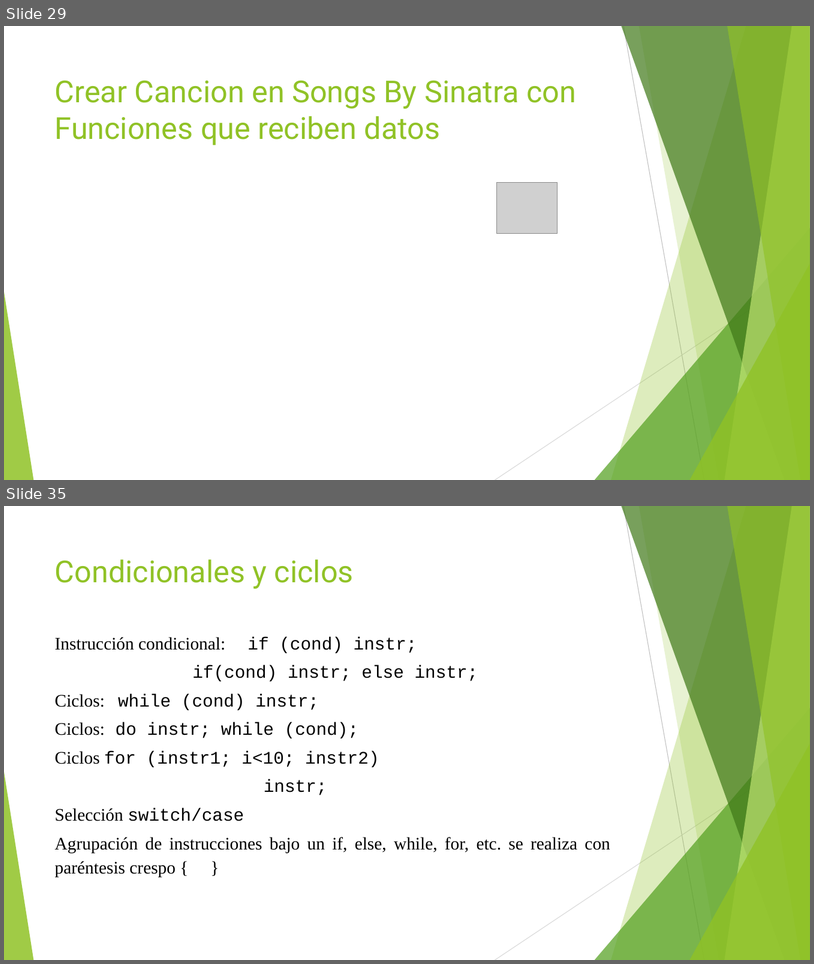
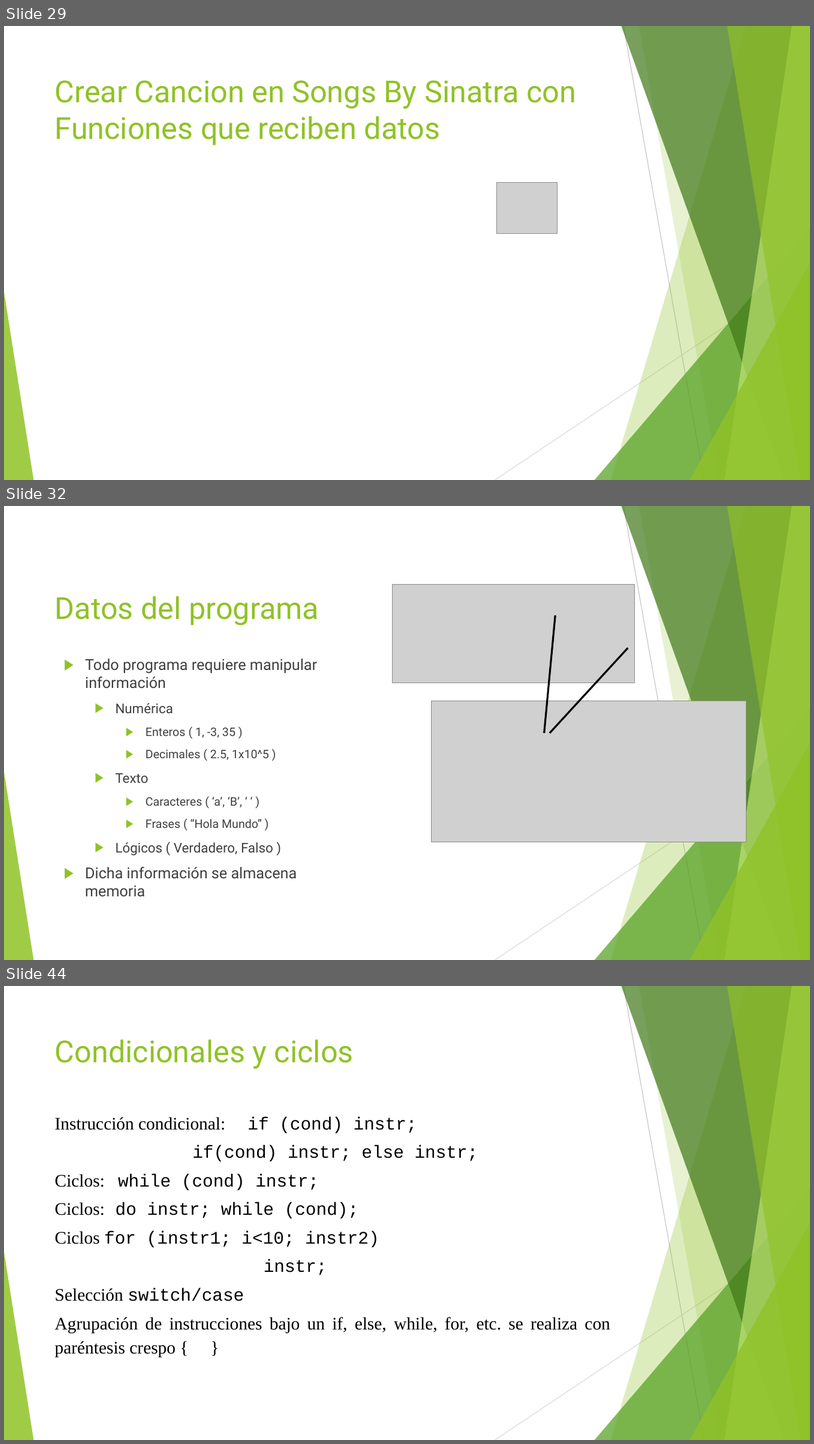
Before and after one commit to jomarnavarro/basicJava, a slide deck: Selenium, module 2.pptx. Shown one above the other, each under a label of ours: slides 29 and 35 before the commit, slides 29, 32 and 44 after it; the slides between them are not shown. The pictures are 814x964 and 814x1444 pixels, drawn with LibreOffice and Linux fonts; fonts in the diff are those of the drawing; grey boxes stand for pictures. Boxes give left, top, right and bottom in pixels: in the first picture for what was removed or moved away, otherwise in the second. Text is boxed around its words. In the diff, an @@ line names an element or a change of style, - is before the commit and + after.

```diff
--- a/Selenium, module 2.pptx
+++ b/Selenium, module 2.pptx
@@ slide 32 added at [4, 506, 810, 960], background #FFFFFF; not listed: 10 template elements that a slide beside it also shows @@
@@ picture added at [392, 585, 635, 683] @@
@@ title added at [55, 596, 319, 625], 36 pt, text #90C226 @@
+Datos del programa
@@ line added from (545, 733) to (556, 615), #000000 2.25 pt @@
@@ line added from (550, 733) to (629, 648), #000000 2.25 pt @@
@@ text added at [85, 658, 317, 897], 14 pt, text #3F3F3F @@
+▶ Todo programa requiere manipular información
+  ▶ Numérica
+    ▶ Enteros ( 1, -3, 35 )
+    ▶ Decimales ( 2.5, 1x10^5 )
+  ▶ Texto
+    ▶ Caracteres ( ‘a’, ‘B’, ‘ ‘ )
+    ▶ Frases ( “Hola Mundo” )
+  ▶ Lógicos ( Verdadero, Falso )
+▶ Dicha información se almacena memoria
@@ picture added at [432, 701, 747, 842] @@
@@ what was slide 35 is now slide 44 @@
```
Also in this commit, not shown: 4 slides changed, 10 other slides added, 2 slides removed.
